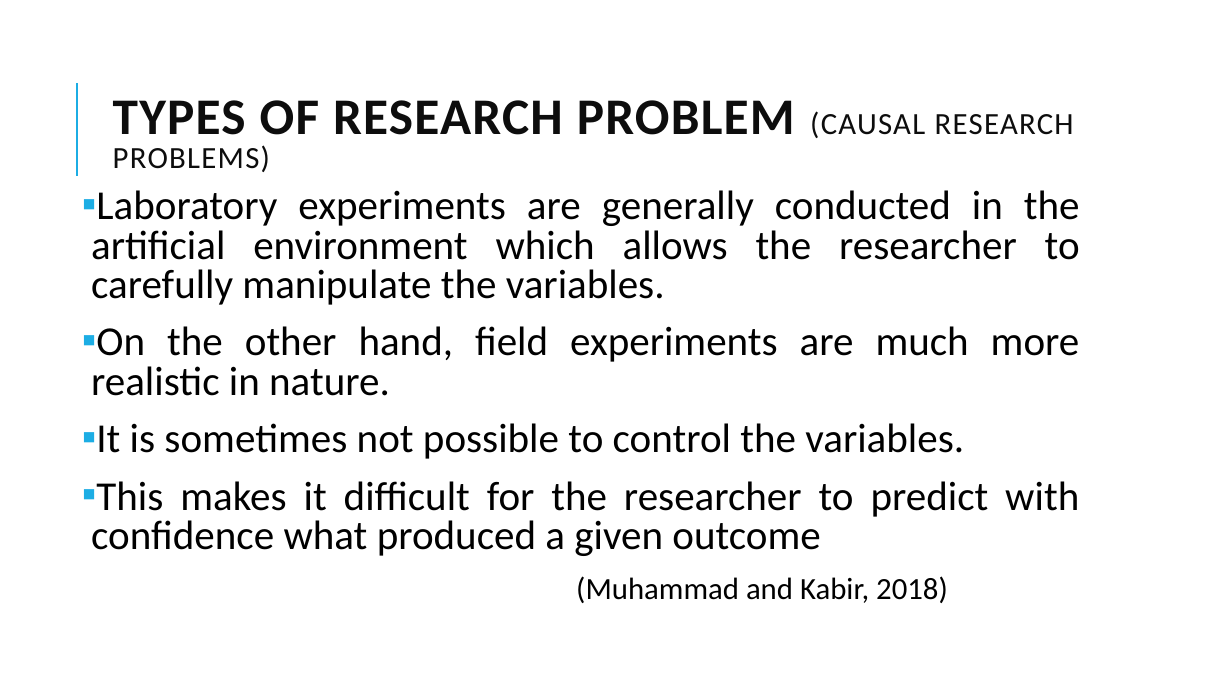
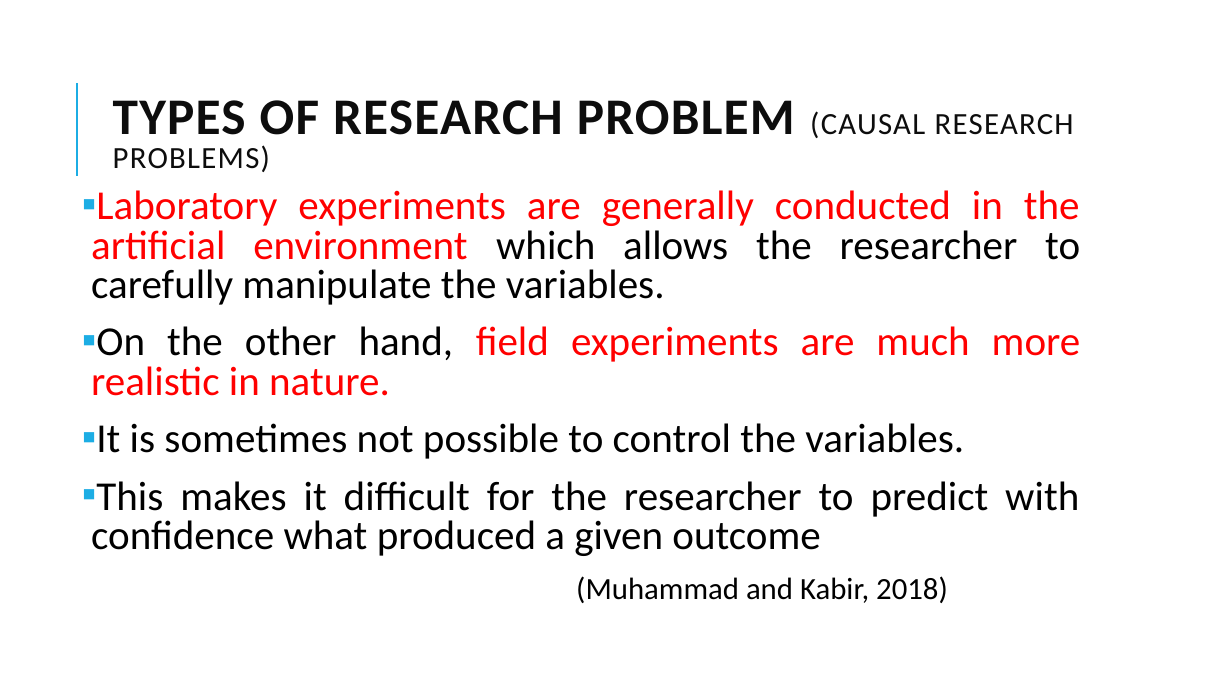
Before and after one commit to ahmedbilal7891/MSCS-2nd-Semester, a slide deck: slide 31 of BM-723 _Business research method/BooksAndNotes/Lec Two.pptx. Drawn at 1232x693 pixels with LibreOffice and Linux fonts; fonts in the diff are those of the drawing. Boxes give left, top, right and bottom in pixels: in the first picture for what was removed or moved away, otherwise in the second. Text is boxed around its words. In the diff, an @@ line names an element or a change of style, - is before the commit and + after.

```diff
--- a/BM-723 _Business research method/BooksAndNotes/Lec Two.pptx
+++ b/BM-723 _Business research method/BooksAndNotes/Lec Two.pptx
@@ text at box(91, 190, 1081, 396): text colour #000000 to #FF0000 in "Laboratory experiments are generally conducted in the ...", "field experiments are much more realistic in ..." @@
```
Also in this commit, not shown: 5 other slides changed, 22 other files.
